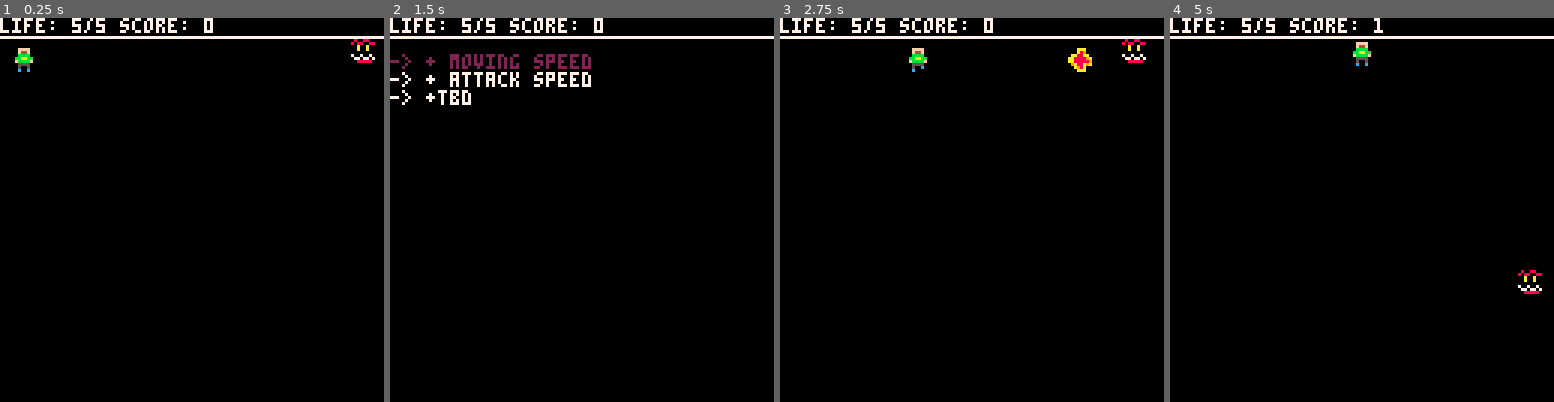
Above: before the commit, frames 1-4 (left to right).
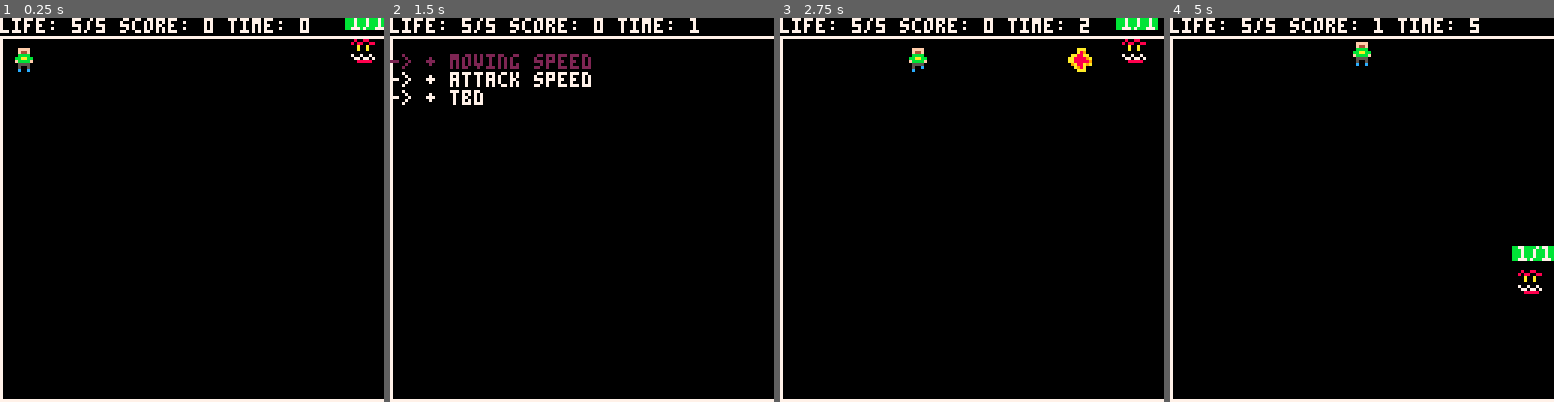
Above: after the commit, the same moments.

Repository: Dimillian/pico-8-carts
Game: PICO-8 cartridge game.p8
Same seed, same stepped clock (60 frames per second), same inputs: the game is played once before the commit and once after it.
Inputs:
- Up to frame 1 (0.25 s): no input
- Up to frame 2 (1.5 s): tap X (X key) at 0.33, 1.07 s; tap O (Z key) at 0.7 s
- Up to frame 3 (2.75 s): hold Right 1.6-2.1 s; tap O (Z key) at 1.7, 2.1, 2.5 s; tap X (X key) at 1.85 s; hold Up 2.15-2.42 s; hold Right from 2.47 s (still down)
- Up to frame 4 (5 s): tap O (Z key) every 0.4 s from 2.9 to 4.9 s; tap X (X key) at 2.97, 4.08 s; release Right at 3.03 s; hold Left 3.08-3.58 s; hold Down 3.63-3.97 s; hold Right 4.02-4.68 s; hold Up from 4.73 s (still down)

The runs differ from the first frame. In frame 1, 2.1% of the frame differs, in the area x 0-100%, y 0-100%; in frame 2, 2.0%; in frame 3, 2.2%; in frame 4, 2.3%.

Commit message:
Add life bar above foe

Diff:
--- a/game.p8
+++ b/game.p8
@@ -25,6 +25,8 @@
 
 old_score = 0
 gameover = false
+last_time = time()
+display_damage = false
 
 function move()
   player.moving = true
@@ -68,6 +70,9 @@
   if player.score != 0 and old_score != player.score and player.score > old_score and player.score % 2 == 0 then
     foe.speed += 0.3
     old_score = player.score
+  elseif player.score != 0 and old_score != player.screen_size and player.score > old_score and player.score % 5 == 0 then
+    foe.max_life += 1
+    old_score = player.score
   end
 end
 
@@ -77,6 +82,7 @@
 foe.sprite_death_start = 17
 foe.sprite_death_stop = 28
 foe.life = 1
+foe.max_life = 1
 foe.speed = 0.1
 foe.drawing = false
 foe.position = {x = 0, y = 0}
@@ -89,9 +95,11 @@
         foe.position.y = rnd(128)
         if foe.position.y < ui_height then
           foe.position.y = ui_height + 2
+        elseif foe.position.y > screen_size - 2 then
+          foe.position.y = screen_size - 5
         end
     else
-      if foe.life == 0 then
+      if foe.life <= 0 then
         if foe.sprite == 16 then
           foe.sprite = foe.sprite_death_start
         end
@@ -99,21 +107,28 @@
           foe.sprite += 1
         end
         if foe.sprite == foe.sprite_death_stop then
-          foe.drawing = false
           player.score += 1
-          foe.life = 1
-          foe.sprite = 16
+          reset_foe()
         end
       else
         foe.position.x -= foe.speed
         if foe.position.x <= 0 then
           player.score -= 1
-          foe.drawing = false
+          display_damage = true
+          reset_foe()
           sfx(4)
         end
       end
     end
+    rectfill(foe.position.x - 2, foe.position.y - 8, foe.position.x + 11, foe.position.y - 4, 11)
+    print(foe.life .. "/" .. foe.max_life, foe.position.x, foe.position.y - 8, 7)
     spr(foe.sprite, foe.position.x, foe.position.y)
+  end
+
+  function reset_foe()
+    foe.drawing = false
+    foe.life = foe.max_life
+    foe.sprite = 16
   end
 end
 
@@ -133,9 +148,9 @@
 function is_foe_player()
   fp = foe.position
   if (player.x < fp.x + 2 and player.x > fp.x - 2) and (player.y < fp.y + 2 and player.y > fp.y - 2) then
-    foe.drawing = false
+    reset_foe()
     player.life -= 1
-    player.score += 1
+    display_damage = true
     sfx(4)
   end
 end
@@ -143,7 +158,7 @@
 -- menu
 menu = {}
 menu.display = false
-menu.items = {"+ moving speed", "+ attack speed", "+tbd"}
+menu.items = {"+ moving speed", "+ attack speed", "+ tbd"}
 menu.selected = 1
 
 function togglemenu()
@@ -188,7 +203,14 @@
 ui_height= 6
 function draw_ui()
   line(0, ui_height, ui_width, ui_height, 7)
-  print("life: " .. player.life .. "/" .. player.max_life .. " score: " .. player.score)
+  if display_damage == true then
+    line(0, ui_height, 0, screen_size, 8)
+    display_damage = false
+  else
+    line(0, ui_height, 0, screen_size, 7)
+  end
+  line(0, screen_size - 1, ui_width, screen_size - 1, 7)
+  print("life: " .. player.life .. "/" .. player.max_life .. " score: " .. player.score .. " time: " .. flr(last_time))
 end
 
 function print_centered(str)
@@ -205,10 +227,16 @@
   foe.drawing = false
   foe.speed = 0.1
   gameover = false
+  global_timer = 0
 end
 
 -- engine
+function _init()
+  cls()
+end
+
 function _update()
+  last_time = time()
   player.moving = false
   check_score()
   is_fireball_foe()
